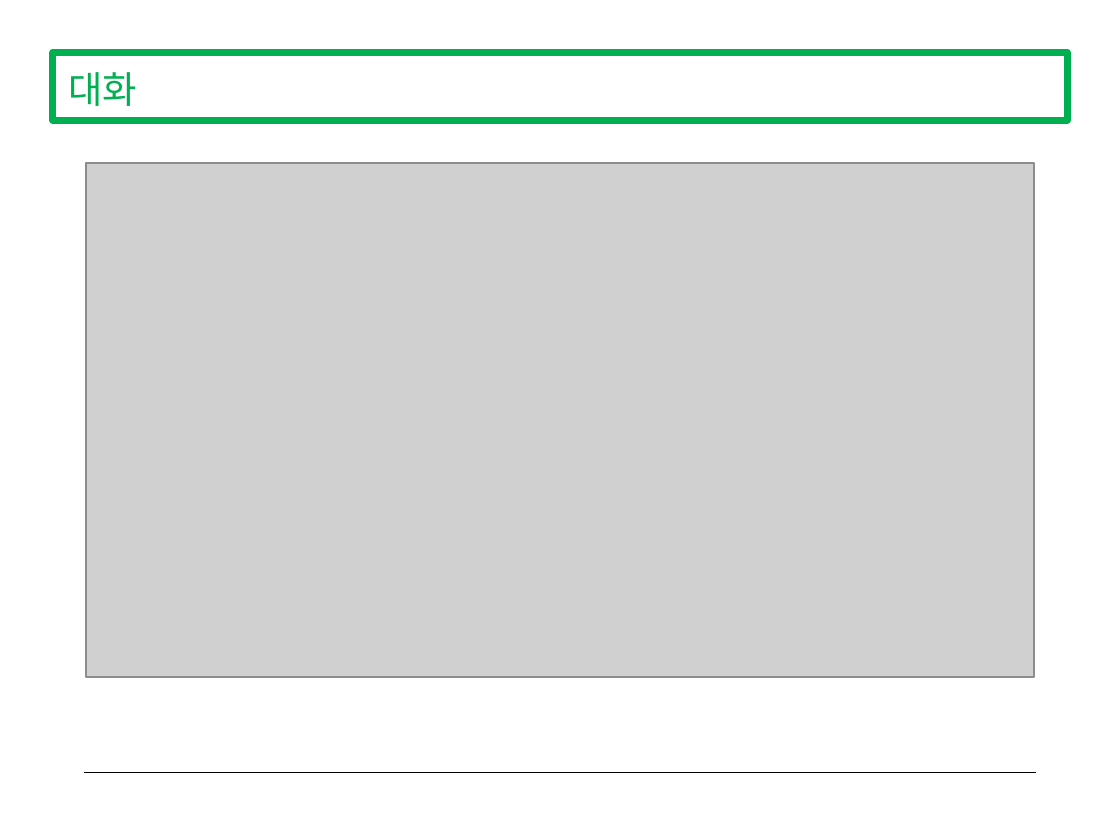
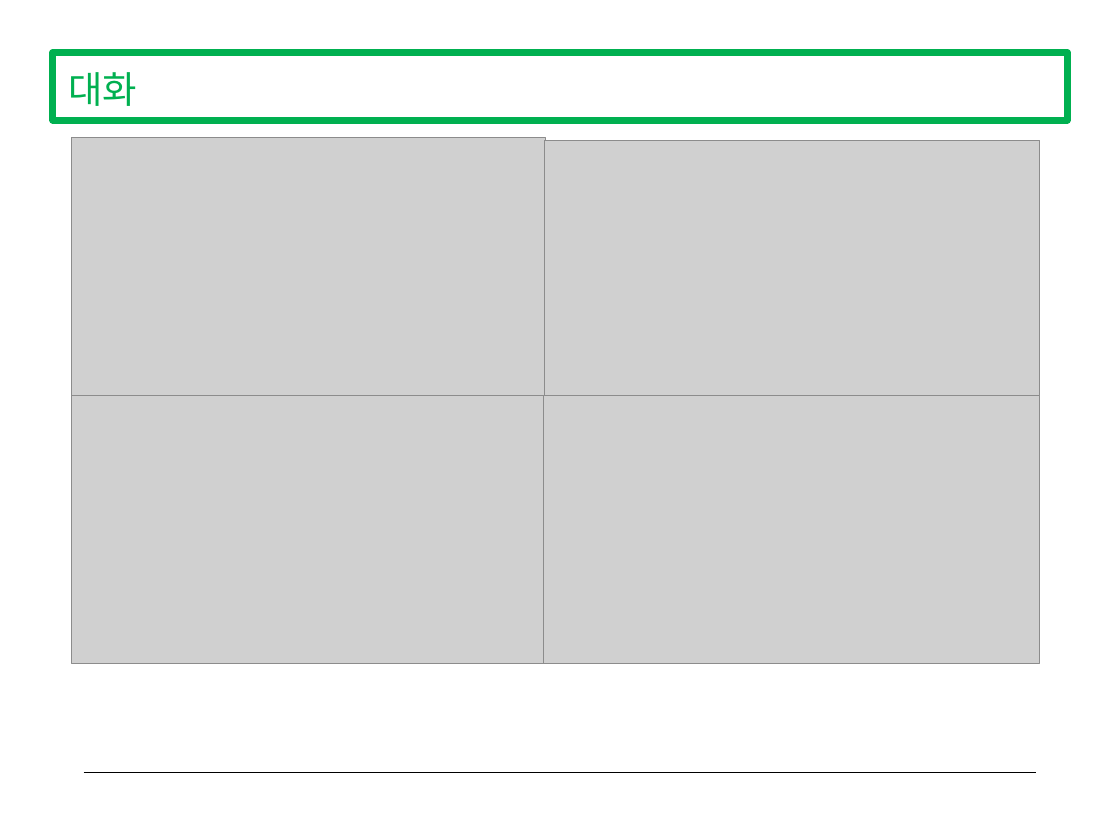
Before and after one commit to danial1021/linux_project, a slide deck: slide 16 of 수업 관리 프로그램(완성).pptx. Drawn at 1120x840 pixels with LibreOffice and Linux fonts; fonts in the diff are those of the drawing; grey boxes stand for pictures. Boxes give left, top, right and bottom in pixels: in the first picture for what was removed or moved away, otherwise in the second. Text is boxed around its words. In the diff, an @@ line names an element or a change of style, - is before the commit and + after.

```diff
--- a/수업 관리 프로그램(완성).pptx
+++ b/수업 관리 프로그램(완성).pptx
@@ picture removed at <box>86,164,1034,678</box> @@
@@ group added at <box>72,138,1039,663</box>: 4 pictures @@
```
Also in this commit, not shown: 5 other slides changed.
